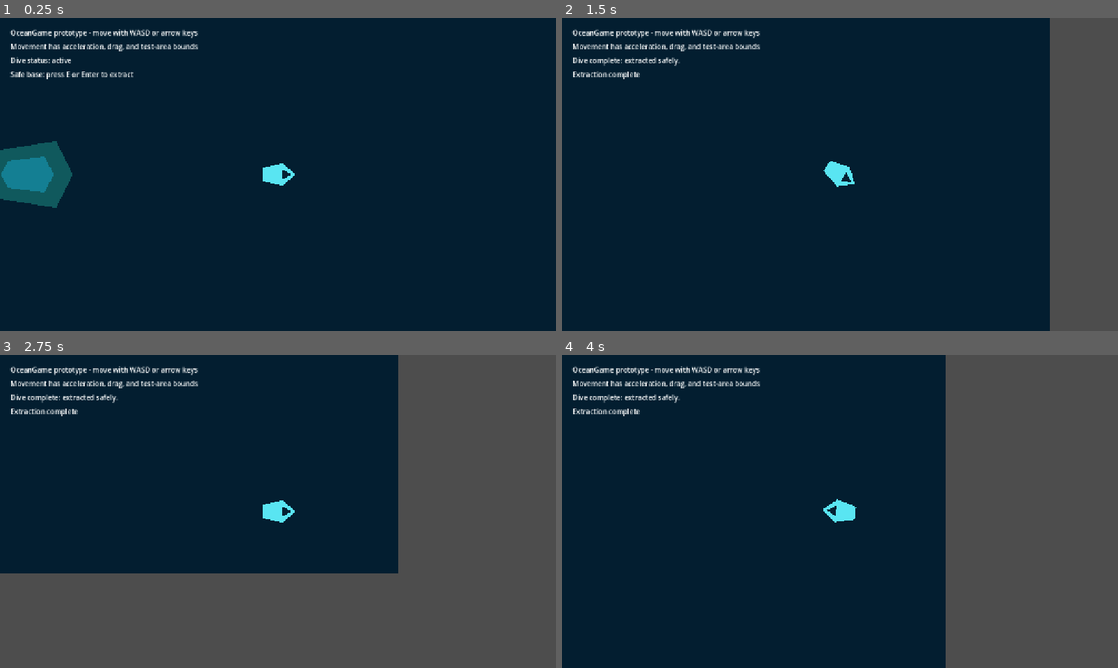
Above: before the commit, frames 1-4 (two rows, left to right).
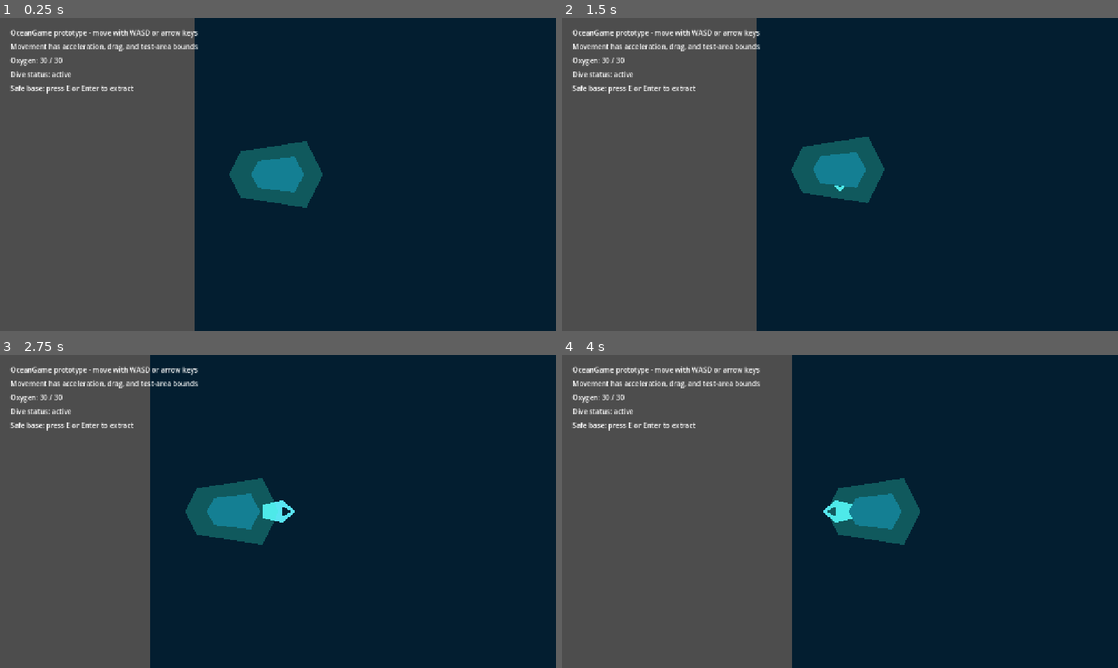
Above: after the commit, the same moments.

Repository: joeypshell/OceanGame
Game: Godot game, scene res://scenes/Main.tscn
Two runs of this game, one before a commit and one after it. Both use one fixed random seed, a clock stepped at 60 frames per second and the inputs below.
Inputs:
- Up to frame 1 (0.25 s): no input
- Up to frame 2 (1.5 s): tap E at 0.5 s; hold D (move_right) 0.53-1.28 s; tap R at 0.6, 1.35 s; hold S (move_down) from 1.28 s (still down)
- Up to frame 3 (2.75 s): release S (move_down) at 2.03 s; hold D (move_right) from 2.03 s (still down); tap E at 2.1 s; tap R at 2.3 s
- Up to frame 4 (4 s): tap E at 2.75, 3.5 s; release D (move_right) at 2.78 s; hold W (move_up) 2.78-3.53 s; tap Enter at 2.85 s; tap R at 3.05, 3.6 s; hold A (move_left) from 3.53 s (still down)

The runs differ from the first frame. In frame 1, 37% of the frame differs, in the area x 0-58%, y 0-100%; in frame 2, 50%; in frame 3, 63%; in frame 4, 75%, in the area x 0-100%, y 0-100%.

Commit message:
Resolve #7 add oxygen failure loop

Diff:
--- a/scenes/Main.tscn
+++ b/scenes/Main.tscn
@@ -22,7 +22,7 @@
 color = Color(0.012, 0.12, 0.19, 1)
 
 [node name="Player" parent="." instance=ExtResource("1_player")]
-position = Vector2(640, 360)
+position = Vector2(160, 360)
 
 [node name="BaseZone" type="Area2D" parent="."]
 position = Vector2(160, 360)
@@ -58,16 +58,23 @@
 offset_bottom = 86.0
 text = "Movement has acceleration, drag, and test-area bounds"
 
-[node name="Status" type="Label" parent="HUD"]
+[node name="Oxygen" type="Label" parent="HUD"]
 offset_left = 24.0
 offset_top = 86.0
 offset_right = 620.0
 offset_bottom = 118.0
+text = "Oxygen: 30 / 30"
+
+[node name="Status" type="Label" parent="HUD"]
+offset_left = 24.0
+offset_top = 118.0
+offset_right = 620.0
+offset_bottom = 150.0
 text = "Dive status: active"
 
 [node name="ExtractionPrompt" type="Label" parent="HUD"]
 offset_left = 24.0
-offset_top = 118.0
+offset_top = 150.0
 offset_right = 620.0
-offset_bottom = 150.0
+offset_bottom = 182.0
 text = "Safe base: press E or Enter to extract"
--- a/scripts/main.gd
+++ b/scripts/main.gd
@@ -1,31 +1,63 @@
 extends Node2D
 
-enum DiveState { DIVING, EXTRACTED }
+enum DiveState { DIVING, EXTRACTED, FAILED }
+
+@export var max_oxygen := 30.0
+@export var oxygen_drain_per_second := 1.0
 
 @onready var player: CharacterBody2D = $Player
 @onready var base_zone: Area2D = $BaseZone
+@onready var oxygen_label: Label = $HUD/Oxygen
 @onready var status_label: Label = $HUD/Status
 @onready var prompt_label: Label = $HUD/ExtractionPrompt
 
 var dive_state := DiveState.DIVING
 var player_in_base := true
+var oxygen := max_oxygen
 
 func _ready() -> void:
 	base_zone.body_entered.connect(_on_base_zone_body_entered)
 	base_zone.body_exited.connect(_on_base_zone_body_exited)
+	oxygen = max_oxygen
 	_update_hud()
+
+func _process(delta: float) -> void:
+	if dive_state != DiveState.DIVING:
+		return
+
+	oxygen = maxf(0.0, oxygen - oxygen_drain_per_second * delta)
+	if oxygen <= 0.0:
+		_fail_dive()
+	else:
+		_update_hud()
 
 func _unhandled_input(event: InputEvent) -> void:
 	if event is InputEventKey and event.pressed and not event.echo:
 		if event.keycode == KEY_E or event.keycode == KEY_ENTER:
 			_try_extract()
+		elif event.keycode == KEY_R:
+			_restart_dive()
 
 func _try_extract() -> void:
 	if dive_state != DiveState.DIVING or not player_in_base:
 		return
 
 	dive_state = DiveState.EXTRACTED
-	status_label.text = "Dive complete: extracted safely."
+	status_label.text = "Dive complete: extracted safely with %d oxygen." % ceili(oxygen)
+	_update_hud()
+
+func _fail_dive() -> void:
+	dive_state = DiveState.FAILED
+	status_label.text = "Dive failed: oxygen depleted. Cargo lost."
+	_update_hud()
+
+func _restart_dive() -> void:
+	dive_state = DiveState.DIVING
+	oxygen = max_oxygen
+	player.global_position = Vector2(160.0, 360.0)
+	player.velocity = Vector2.ZERO
+	player_in_base = true
+	status_label.text = "Dive status: active"
 	_update_hud()
 
 func _on_base_zone_body_entered(body: Node2D) -> void:
@@ -39,8 +71,12 @@
 		_update_hud()
 
 func _update_hud() -> void:
+	oxygen_label.text = "Oxygen: %d / %d" % [ceili(oxygen), ceili(max_oxygen)]
+
 	if dive_state == DiveState.EXTRACTED:
-		prompt_label.text = "Extraction complete"
+		prompt_label.text = "Extraction complete - press R to restart"
+	elif dive_state == DiveState.FAILED:
+		prompt_label.text = "Run failed - press R to restart"
 	elif player_in_base:
 		prompt_label.text = "Safe base: press E or Enter to extract"
 	else:
Not shown, changed: docs/current/GAMEPLAY.md
Not shown, changed: docs/current/ROADMAP.md
